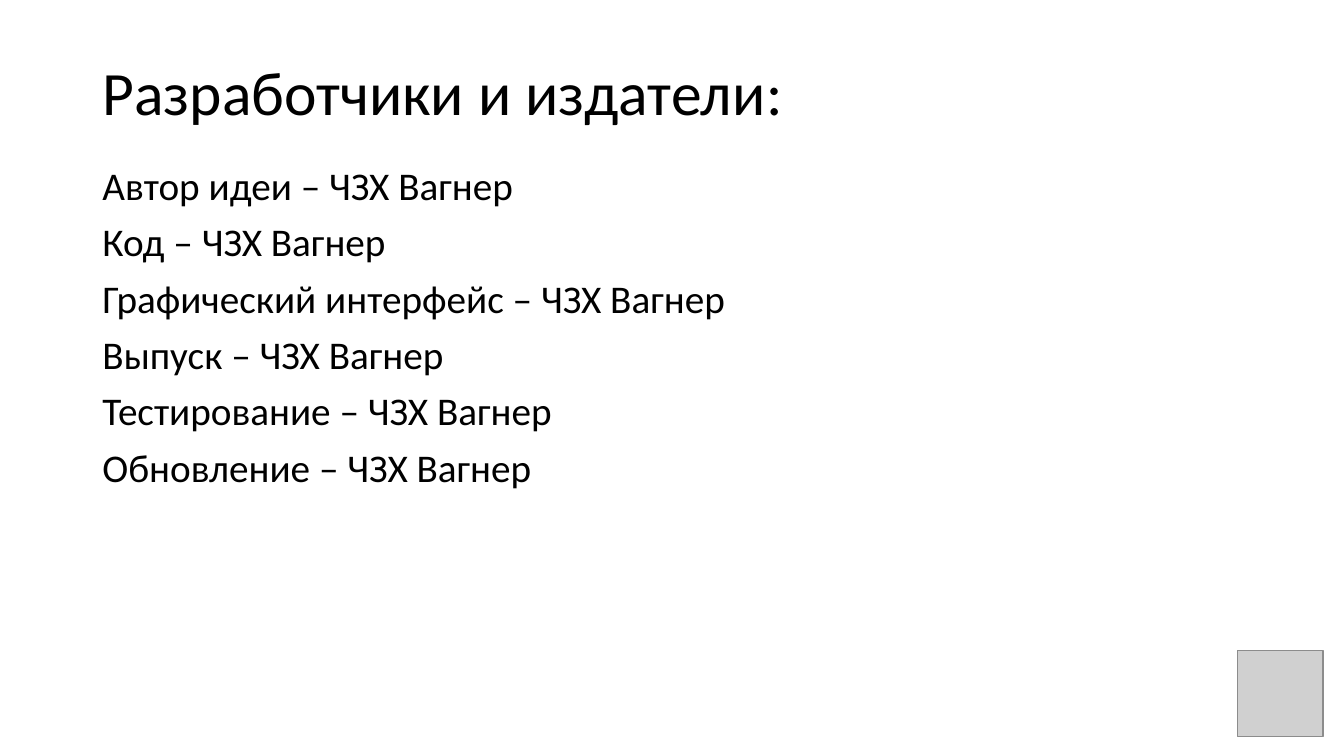
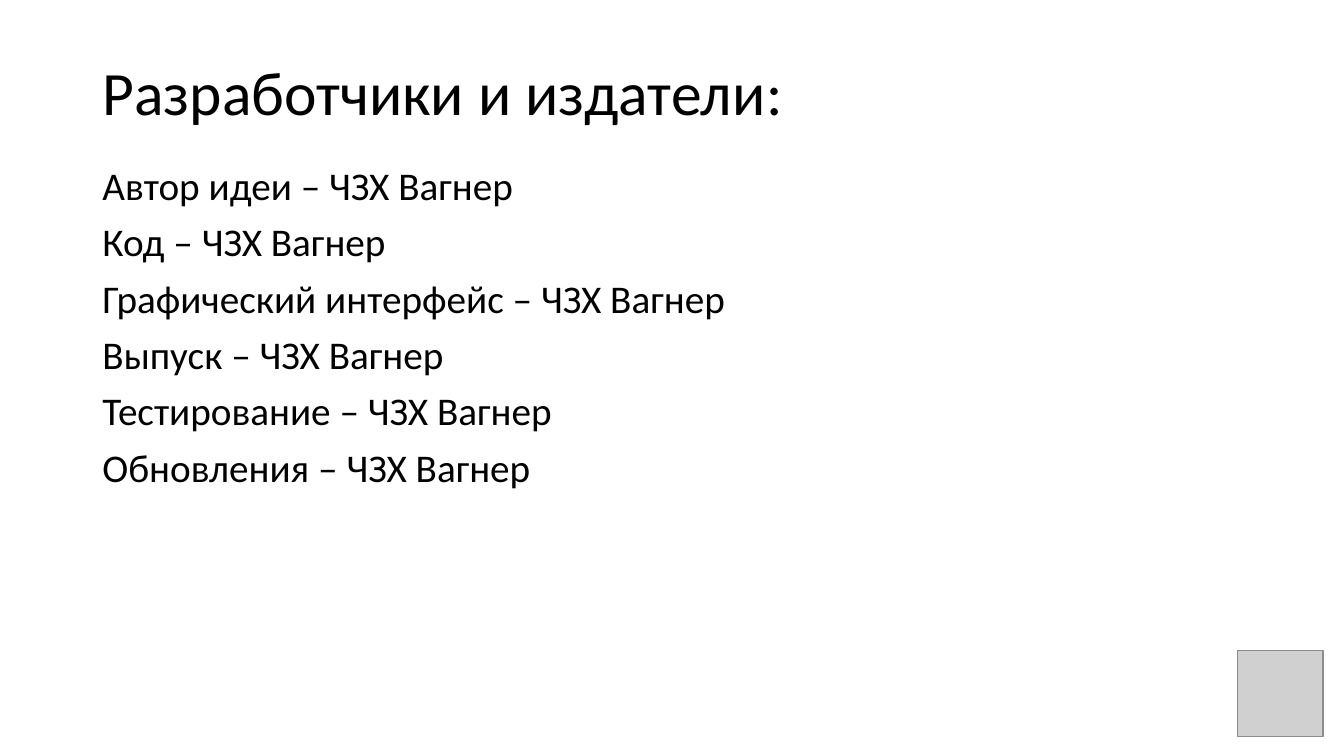
Before and after one commit to EverlastingLetov/PyCasino, a slide deck: slide 6 of PyCasino.pptx. Drawn at 1344x756 pixels with LibreOffice and Linux fonts; fonts in the diff are those of the drawing; grey boxes stand for pictures. Boxes give left, top, right and bottom in pixels: in the first picture for what was removed or moved away, otherwise in the second. Text is boxed around its words. In the diff, an @@ line names an element or a change of style, - is before the commit and + after.

```diff
--- a/PyCasino.pptx
+++ b/PyCasino.pptx
@@ text at box(102, 455, 531, 489): text changed @@
-Обновление – ЧЗХ Вагнер
+Обновления – ЧЗХ Вагнер
```
Also in this commit, not shown: 1 other file.
